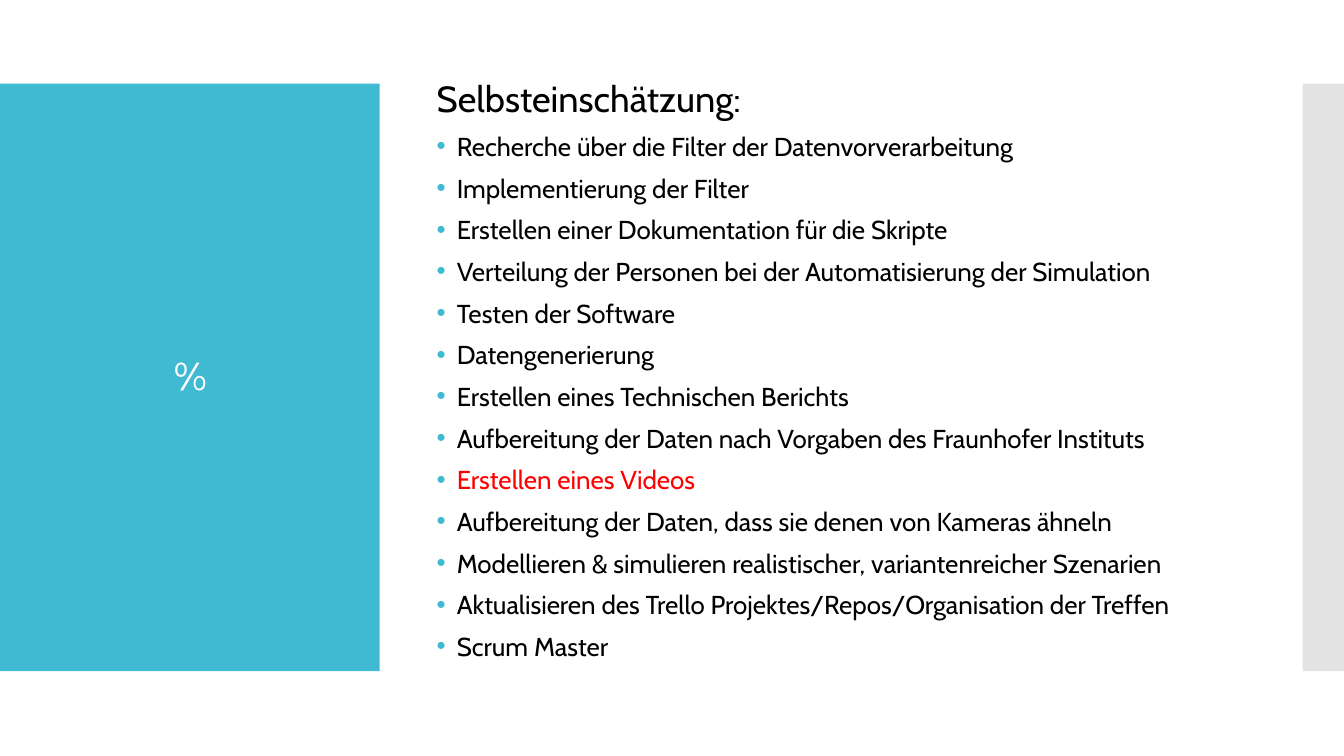
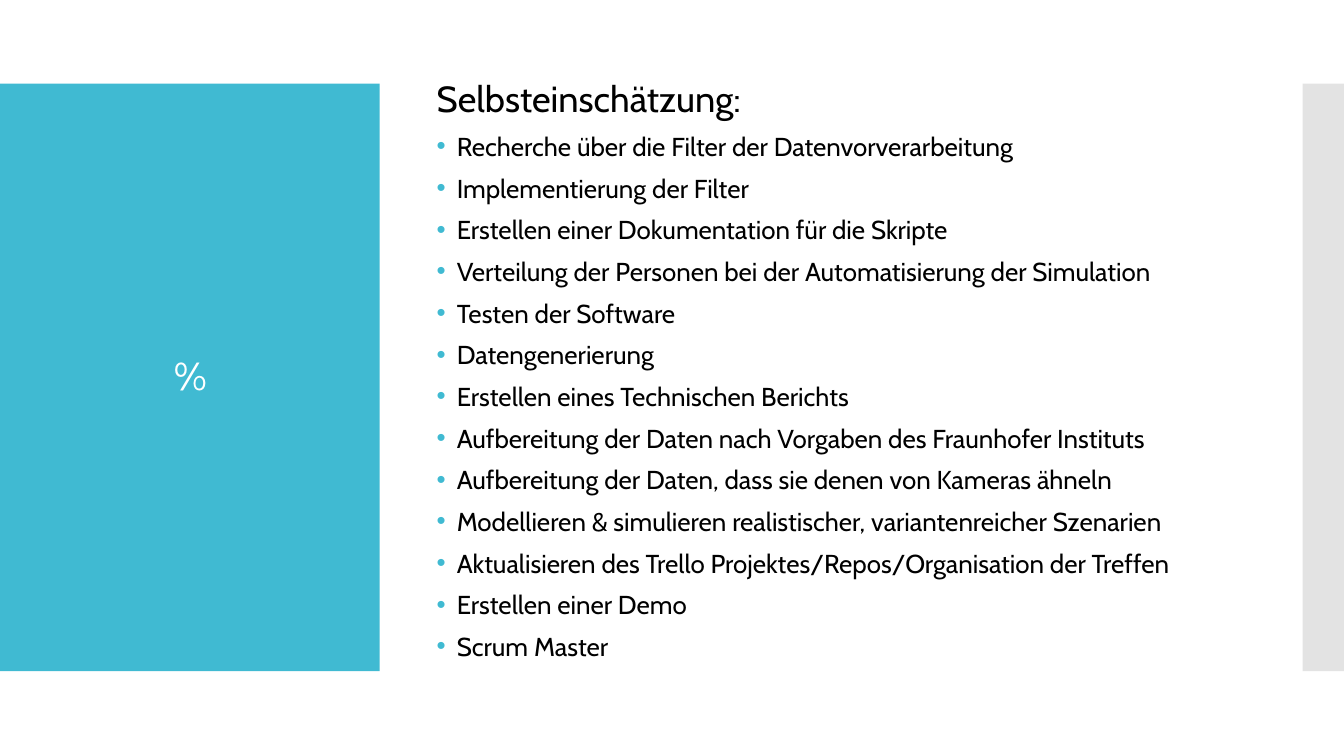
Before and after one commit to Datagroup-ModSim/ModSim17-data-generation-filters, a slide deck: slide 9 of presentations/Sprint 2/Datenerzeugung und Datenanalyse_Sprint2_formatiert.pptx (slide 8 before the commit). Drawn at 1344x756 pixels with LibreOffice and Linux fonts; fonts in the diff are those of the drawing. Boxes give left, top, right and bottom in pixels: in the first picture for what was removed or moved away, otherwise in the second. Text is boxed around its words. In the diff, an @@ line names an element or a change of style, - is before the commit and + after.

```diff
--- a/presentations/Sprint 2/Datenerzeugung und Datenanalyse_Sprint2_formatiert.pptx
+++ b/presentations/Sprint 2/Datenerzeugung und Datenanalyse_Sprint2_formatiert.pptx
@@ text at (457, 469, 695, 490): paragraph removed @@
-• Erstellen eines Videos
@@ text at (457, 594, 687, 615): paragraph added @@
+• Erstellen einer Demo
```
Also in this commit, not shown: 6 other slides changed, 10 slides added, 52 other files.
